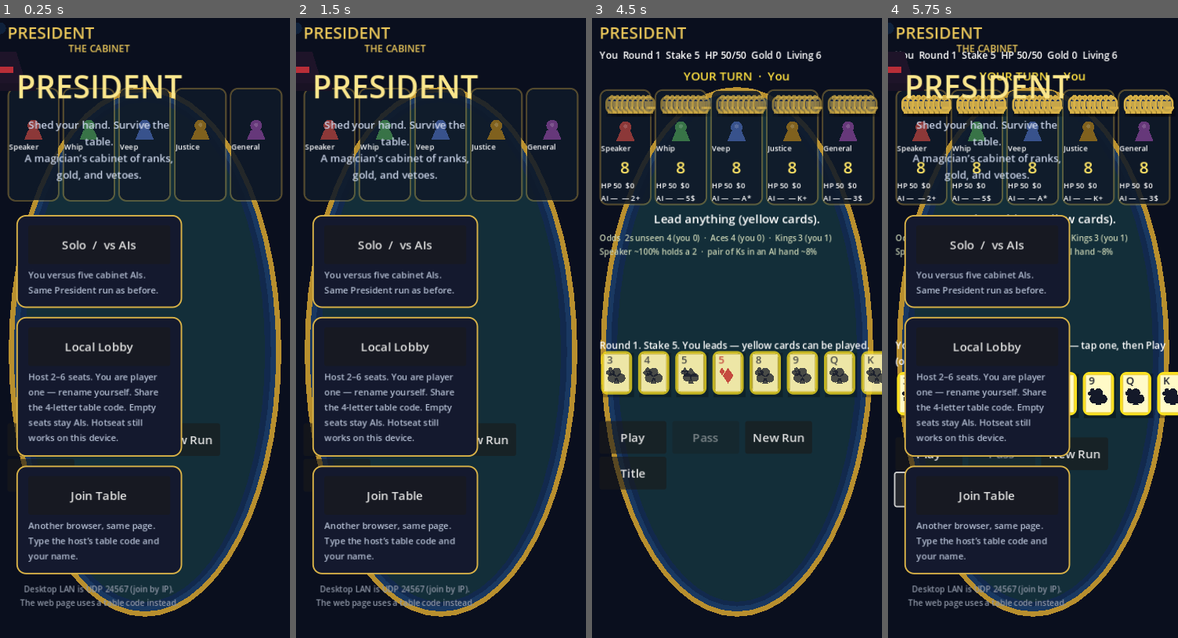
Above: before the commit, frames 1-4 (left to right).
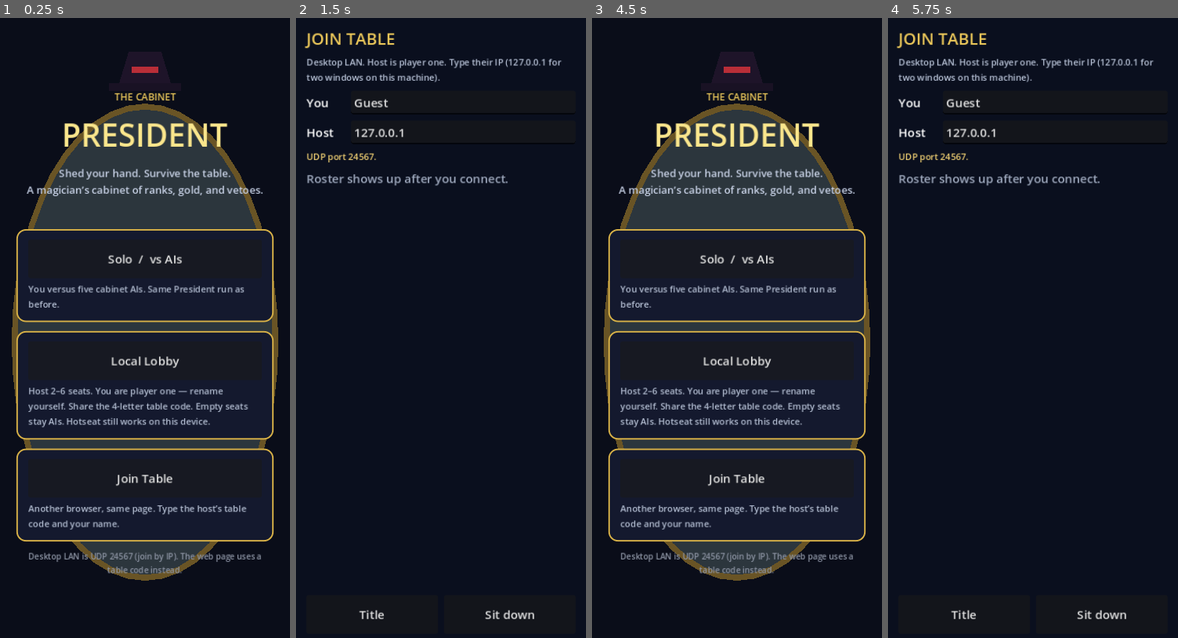
Above: after the commit, the same moments.

Repository: ContinuityDev/Solitaire-roguelike
Game: Godot game, scene res://scenes/main.tscn
The game is run twice, just before and just after one commit, with the same random seed, the same clock (stepped at 60 frames per second) and the same inputs.
Inputs (mouse positions are in pixels of both pictures, inside the frame that each line leads up to):
- Up to frame 1 (0.25 s): no input
- Up to frame 2 (1.5 s): click (336, 476) at 0.5 s, where only the run before the commit has a clickable "Title"; click (336, 439) at 1.25 s, where only the run before the commit has a clickable "Play"
- Up to frame 3 (4.5 s): click (632, 439) at 2 s, where only the run before the commit has a clickable "Play"; click (777, 439) at 2.75 s, where only the run before the commit has a clickable "New Run"; click (777, 439) at 3.5 s, where only the run before the commit has a clickable "New Run"; click "Solo / vs AIs" (after the commit: "Title") at 4.25 s
- Up to frame 4 (5.75 s): click (928, 489) at 5 s, where only the run before the commit has a clickable "Title"

The runs differ from the first frame. In frame 1, 34% of the frame differs, in the area x 0-98%, y 0-97%; in frame 2, 36%; in frame 3, 40%, in the area x 2-100%, y 1-97%; in frame 4, 39%.

Commit message:
Make the title a real full-screen menu
Code-created title Controls were min-sized, so Solo/Lobby/Join sat on
top of the live President table. Pin menus to the full rect, hide and
disable the table until a mode starts, and rebuild the Pages export.

Diff:
--- a/scripts/handoff_view.gd
+++ b/scripts/handoff_view.gd
@@ -9,10 +9,14 @@
 var _btn: Button
 var _waiting: bool = false
 
+func _enter_tree() -> void:
+	UiPin.full_rect(self)
+
 func _ready() -> void:
 	visible = false
-	set_anchors_preset(Control.PRESET_FULL_RECT)
+	UiPin.full_rect(self)
 	mouse_filter = Control.MOUSE_FILTER_STOP
+	z_index = 30
 	var psb: StyleBoxFlat = StyleBoxFlat.new()
 	psb.bg_color = Color(0.04, 0.05, 0.10, 0.96)
 	psb.border_color = Color(0.85, 0.70, 0.28)
@@ -23,7 +27,7 @@
 	m.add_theme_constant_override("margin_right", 24)
 	m.add_theme_constant_override("margin_top", 24)
 	m.add_theme_constant_override("margin_bottom", 24)
-	m.set_anchors_preset(Control.PRESET_FULL_RECT)
+	UiPin.full_rect(m)
 	add_child(m)
 	var v: VBoxContainer = VBoxContainer.new()
 	v.alignment = BoxContainer.ALIGNMENT_CENTER
--- a/scripts/join_view.gd
+++ b/scripts/join_view.gd
@@ -13,19 +13,21 @@
 var _connect_btn: Button
 var _hint: Label
 
-func _ready() -> void:
-	set_anchors_preset(Control.PRESET_FULL_RECT)
+func _init() -> void:
+	UiPin.full_rect(self)
 	mouse_filter = Control.MOUSE_FILTER_STOP
+	z_index = 40
 	var bg: ColorRect = ColorRect.new()
-	bg.color = Color(0.04, 0.06, 0.12, 0.98)
-	bg.set_anchors_preset(Control.PRESET_FULL_RECT)
+	bg.color = Color(0.04, 0.06, 0.12, 1.0)
+	UiPin.full_rect(bg)
+	bg.mouse_filter = Control.MOUSE_FILTER_STOP
 	add_child(bg)
 	var pad: MarginContainer = MarginContainer.new()
 	pad.add_theme_constant_override("margin_left", 14)
 	pad.add_theme_constant_override("margin_right", 14)
 	pad.add_theme_constant_override("margin_top", 16)
 	pad.add_theme_constant_override("margin_bottom", 12)
-	pad.set_anchors_preset(Control.PRESET_FULL_RECT)
+	UiPin.full_rect(pad)
 	add_child(pad)
 	var col: VBoxContainer = VBoxContainer.new()
 	col.add_theme_constant_override("separation", 8)
@@ -95,6 +97,9 @@
 	_connect_btn.pressed.connect(_on_connect)
 	btns.add_child(_connect_btn)
 
+func _enter_tree() -> void:
+	UiPin.full_rect(self)
+
 func present() -> void:
 	if _name_edit.text.strip_edges() == "":
 		_name_edit.text = "Guest"
--- a/scripts/lobby_view.gd
+++ b/scripts/lobby_view.gd
@@ -22,19 +22,21 @@
 var _title_lab: Label
 var _hint: Label
 
-func _ready() -> void:
-	set_anchors_preset(Control.PRESET_FULL_RECT)
+func _init() -> void:
+	UiPin.full_rect(self)
 	mouse_filter = Control.MOUSE_FILTER_STOP
+	z_index = 40
 	var bg: ColorRect = ColorRect.new()
-	bg.color = Color(0.04, 0.06, 0.12, 0.98)
-	bg.set_anchors_preset(Control.PRESET_FULL_RECT)
+	bg.color = Color(0.04, 0.06, 0.12, 1.0)
+	UiPin.full_rect(bg)
+	bg.mouse_filter = Control.MOUSE_FILTER_STOP
 	add_child(bg)
 	var pad: MarginContainer = MarginContainer.new()
 	pad.add_theme_constant_override("margin_left", 14)
 	pad.add_theme_constant_override("margin_right", 14)
 	pad.add_theme_constant_override("margin_top", 16)
 	pad.add_theme_constant_override("margin_bottom", 12)
-	pad.set_anchors_preset(Control.PRESET_FULL_RECT)
+	UiPin.full_rect(pad)
 	add_child(pad)
 	var col: VBoxContainer = VBoxContainer.new()
 	col.add_theme_constant_override("separation", 8)
@@ -136,6 +138,9 @@
 	_start_btn.pressed.connect(_on_start)
 	btns.add_child(_start_btn)
 
+func _enter_tree() -> void:
+	UiPin.full_rect(self)
+
 func present(fresh: bool = true, as_lan: bool = false) -> void:
 	lan_host = as_lan
 	if fresh:
--- a/scripts/main.gd
+++ b/scripts/main.gd
@@ -54,6 +54,7 @@
 var _net: NetSession
 var _lan_wait: Dictionary = {}
 var _client_shop_open: bool = false
+var _table_layer: Control
 
 const AI_COLORS: Array = [
 	Color(0.55, 0.22, 0.22),
@@ -75,25 +76,32 @@
 	_show_title()
 
 func _build_ui() -> void:
+	_table_layer = Control.new()
+	_table_layer.name = "TableLayer"
+	UiPin.full_rect(_table_layer)
+	_table_layer.visible = false
+	_table_layer.process_mode = Node.PROCESS_MODE_DISABLED
+	_table_layer.mouse_filter = Control.MOUSE_FILTER_STOP
+	add_child(_table_layer)
 	var bg: ColorRect = ColorRect.new()
 	bg.color = Color(0.04, 0.06, 0.12)
-	bg.set_anchors_preset(Control.PRESET_FULL_RECT)
-	add_child(bg)
+	UiPin.full_rect(bg)
+	_table_layer.add_child(bg)
 	_felt = TableFelt.new()
-	_felt.set_anchors_preset(Control.PRESET_FULL_RECT)
+	UiPin.full_rect(_felt)
 	_felt.offset_left = 4
 	_felt.offset_top = 66
 	_felt.offset_right = -4
 	_felt.offset_bottom = -4
 	_felt.mouse_filter = Control.MOUSE_FILTER_IGNORE
-	add_child(_felt)
+	_table_layer.add_child(_felt)
 	var pad: MarginContainer = MarginContainer.new()
 	pad.add_theme_constant_override("margin_left", 10)
 	pad.add_theme_constant_override("margin_right", 10)
 	pad.add_theme_constant_override("margin_top", 8)
 	pad.add_theme_constant_override("margin_bottom", 8)
-	pad.set_anchors_preset(Control.PRESET_FULL_RECT)
-	add_child(pad)
+	UiPin.full_rect(pad)
+	_table_layer.add_child(pad)
 	var root: VBoxContainer = VBoxContainer.new()
 	root.add_theme_constant_override("separation", 6)
 	pad.add_child(root)
@@ -165,9 +173,9 @@
 	_action_row.add_theme_constant_override("h_separation", 6)
 	root.add_child(_action_row)
 	var shop_holder: CenterContainer = CenterContainer.new()
-	shop_holder.set_anchors_preset(Control.PRESET_FULL_RECT)
+	UiPin.full_rect(shop_holder)
 	shop_holder.visible = false
-	add_child(shop_holder)
+	_table_layer.add_child(shop_holder)
 	_shop = Shop.new()
 	shop_holder.add_child(_shop)
 	_shop.visibility_changed.connect(func() -> void: shop_holder.visible = _shop.visible)
@@ -177,9 +185,9 @@
 	_shop.reroll_pressed.connect(_on_shop_reroll)
 	_shop.closed.connect(_on_shop_closed)
 	var resh: CenterContainer = CenterContainer.new()
-	resh.set_anchors_preset(Control.PRESET_FULL_RECT)
+	UiPin.full_rect(resh)
 	resh.visible = false
-	add_child(resh)
+	_table_layer.add_child(resh)
 	_results = ResultsView.new()
 	resh.add_child(_results)
 	_results.visibility_changed.connect(func() -> void: resh.visible = _results.visible)
@@ -200,7 +208,7 @@
 	tsb.set_border_width_all(2)
 	tsb.set_corner_radius_all(8)
 	_trade_panel.add_theme_stylebox_override("panel", tsb)
-	add_child(_trade_panel)
+	_table_layer.add_child(_trade_panel)
 	var tm: MarginContainer = MarginContainer.new()
 	tm.add_theme_constant_override("margin_left", 12)
 	tm.add_theme_constant_override("margin_right", 12)
@@ -219,9 +227,9 @@
 	_trade_confirm.pressed.connect(_on_trade_confirm_pressed)
 	tv.add_child(_trade_confirm)
 	var ovh: CenterContainer = CenterContainer.new()
-	ovh.set_anchors_preset(Control.PRESET_FULL_RECT)
+	UiPin.full_rect(ovh)
 	ovh.visible = false
-	add_child(ovh)
+	_table_layer.add_child(ovh)
 	_overlay = PanelContainer.new()
 	_overlay.visible = false
 	ovh.add_child(_overlay)
@@ -243,16 +251,16 @@
 	_overlay_buttons = HBoxContainer.new()
 	ov.add_child(_overlay_buttons)
 	_fly_layer = Control.new()
-	_fly_layer.set_anchors_preset(Control.PRESET_FULL_RECT)
+	UiPin.full_rect(_fly_layer)
 	_fly_layer.mouse_filter = Control.MOUSE_FILTER_IGNORE
-	add_child(_fly_layer)
+	_table_layer.add_child(_fly_layer)
 	_ai_timer = Timer.new()
 	_ai_timer.one_shot = true
 	_ai_timer.wait_time = 0.45
 	_ai_timer.timeout.connect(_ai_act)
 	add_child(_ai_timer)
 	_handoff = HandoffView.new()
-	add_child(_handoff)
+	_table_layer.add_child(_handoff)
 	_net = NetSession.new()
 	_net.name = "NetSession"
 	add_child(_net)
@@ -299,6 +307,30 @@
 		return _net.local_seat if _net.local_seat >= 0 else 0
 	return _view_seat
 
+func _playing() -> bool:
+	return _table_layer != null and _table_layer.visible
+
+func _show_screen(which: String) -> void:
+	if _table_layer:
+		var on_table: bool = which == "table"
+		_table_layer.visible = on_table
+		_table_layer.process_mode = Node.PROCESS_MODE_INHERIT if on_table else Node.PROCESS_MODE_DISABLED
+	if _title_view:
+		_title_view.visible = which == "title"
+		if which == "title":
+			move_child(_title_view, get_child_count() - 1)
+			UiPin.full_rect(_title_view)
+	if _lobby_view:
+		_lobby_view.visible = which == "lobby"
+		if which == "lobby":
+			move_child(_lobby_view, get_child_count() - 1)
+			UiPin.full_rect(_lobby_view)
+	if _join_view:
+		_join_view.visible = which == "join"
+		if which == "join":
+			move_child(_join_view, get_child_count() - 1)
+			UiPin.full_rect(_join_view)
+
 func _show_title() -> void:
 	_ai_timer.stop()
 	_busy = false
@@ -314,22 +346,16 @@
 		_results.visible = false
 	if _handoff:
 		_handoff.visible = false
-	if _lobby_view:
-		_lobby_view.visible = false
-	if _join_view:
-		_join_view.visible = false
 	if _overlay:
 		_overlay.visible = false
-	if _title_view:
-		_title_view.visible = true
+	_show_screen("title")
 
 func _on_solo() -> void:
 	lobby = LobbyConfig.solo()
-	_title_view.visible = false
 	_begin_play()
 
 func _on_open_lobby() -> void:
-	_title_view.visible = false
+	_show_screen("lobby")
 	_lobby_view.present(true, true)
 	lobby = _lobby_view.config
 	var err: Error = _net.host_listen(lobby, _lobby_view.host_player_name())
@@ -340,7 +366,7 @@
 		_lobby_view.set_lan_status(_net.status)
 
 func _on_open_join() -> void:
-	_title_view.visible = false
+	_show_screen("join")
 	_join_view.present()
 
 func _on_join_connect(ip: String, player_name: String) -> void:
@@ -377,10 +403,7 @@
 	_show_title()
 
 func _on_net_match_started() -> void:
-	if _join_view:
-		_join_view.visible = false
-	if _title_view:
-		_title_view.visible = false
+	_show_screen("table")
 	_view_seat = _net.local_seat if _net.local_seat >= 0 else 0
 
 func _on_lobby_started(cfg: LobbyConfig) -> void:
@@ -391,10 +414,7 @@
 	_begin_play()
 
 func _begin_play() -> void:
-	_title_view.visible = false
-	_lobby_view.visible = false
-	if _join_view:
-		_join_view.visible = false
+	_show_screen("table")
 	if _is_lan() and _net.is_host:
 		_view_seat = 0
 	else:
@@ -403,7 +423,7 @@
 	_start_round()
 
 func _restart_run() -> void:
-	if _title_view.visible:
+	if not _playing():
 		return
 	if not _is_authority():
 		return
@@ -507,12 +527,7 @@
 func _start_round() -> void:
 	if not _is_authority():
 		return
-	if _title_view:
-		_title_view.visible = false
-	if _lobby_view:
-		_lobby_view.visible = false
-	if _join_view:
-		_join_view.visible = false
+	_show_screen("table")
 	if _handoff:
 		_handoff.visible = false
 	_overlay.visible = false
@@ -1200,6 +1215,8 @@
 	_msg.text = t
 
 func _refresh_hud() -> void:
+	if not _playing():
+		return
 	if _hud == null or run == null or run.hp.is_empty():
 		return
 	var role: String = RoleTrade.role_of(run.living_finish(), _view_seat)
@@ -1215,6 +1232,8 @@
 	_pass_btn.disabled = not yours or game.lead
 
 func _refresh() -> void:
+	if not _playing():
+		return
 	_refresh_hud()
 	_update_banner()
 	var vw: float = size.x if size.x > 10.0 else 390.0
@@ -1500,9 +1519,7 @@
 	if data.has("game") and data["game"] is Dictionary:
 		game.apply_replica(data["game"], _view_seat, data.get("hand", []))
 		game.mods = run
-	_title_view.visible = false
-	_lobby_view.visible = false
-	_join_view.visible = false
+	_show_screen("table")
 	var phase: String = str(data.get("phase", "play"))
 	_message(str(data.get("msg", "")))
 	if _banner:
--- a/scripts/title_view.gd
+++ b/scripts/title_view.gd
@@ -7,15 +7,17 @@
 signal lobby_pressed
 signal join_pressed
 
-func _ready() -> void:
-	set_anchors_preset(Control.PRESET_FULL_RECT)
+func _init() -> void:
+	UiPin.full_rect(self)
 	mouse_filter = Control.MOUSE_FILTER_STOP
+	z_index = 40
 	var bg: ColorRect = ColorRect.new()
-	bg.color = Color(0.04, 0.05, 0.10, 0.97)
-	bg.set_anchors_preset(Control.PRESET_FULL_RECT)
+	bg.color = Color(0.04, 0.05, 0.10, 1.0)
+	UiPin.full_rect(bg)
+	bg.mouse_filter = Control.MOUSE_FILTER_STOP
 	add_child(bg)
 	var felt: _TitleFelt = _TitleFelt.new()
-	felt.set_anchors_preset(Control.PRESET_FULL_RECT)
+	UiPin.full_rect(felt)
 	felt.mouse_filter = Control.MOUSE_FILTER_IGNORE
 	add_child(felt)
 	var pad: MarginContainer = MarginContainer.new()
@@ -23,7 +25,7 @@
 	pad.add_theme_constant_override("margin_right", 22)
 	pad.add_theme_constant_override("margin_top", 36)
 	pad.add_theme_constant_override("margin_bottom", 24)
-	pad.set_anchors_preset(Control.PRESET_FULL_RECT)
+	UiPin.full_rect(pad)
 	add_child(pad)
 	var col: VBoxContainer = VBoxContainer.new()
 	col.add_theme_constant_override("separation", 12)
@@ -64,6 +66,9 @@
 	foot.add_theme_font_size_override("font_size", 11)
 	foot.add_theme_color_override("font_color", Color(0.55, 0.58, 0.64))
 	col.add_child(foot)
+
+func _enter_tree() -> void:
+	UiPin.full_rect(self)
 
 func _mode_btn(name_text: String, desc: String, on_press: Callable) -> PanelContainer:
 	var wrap: PanelContainer = PanelContainer.new()
--- /dev/null
+++ b/scripts/ui_pin.gd
@@ -0,0 +1,20 @@
+class_name UiPin
+extends Object
+
+## Pin a Control to its parent’s full rect. `set_anchors_preset(FULL_RECT)`
+## alone leaves a code-created Control at min-size, so the title menu was
+## only as big as its buttons and the table showed through.
+
+static func full_rect(c: Control) -> void:
+	if c == null:
+		return
+	c.anchor_left = 0.0
+	c.anchor_top = 0.0
+	c.anchor_right = 1.0
+	c.anchor_bottom = 1.0
+	c.offset_left = 0.0
+	c.offset_top = 0.0
+	c.offset_right = 0.0
+	c.offset_bottom = 0.0
+	c.grow_horizontal = Control.GROW_DIRECTION_BOTH
+	c.grow_vertical = Control.GROW_DIRECTION_BOTH
--- a/tests/logic_test.gd
+++ b/tests/logic_test.gd
@@ -565,6 +565,27 @@
 	nrun.free()
 	nrun2.free()
 
+	var pin_host: Control = Control.new()
+	pin_host.size = Vector2(390, 844)
+	root.add_child(pin_host)
+	var pin_child: Control = Control.new()
+	pin_host.add_child(pin_child)
+	UiPin.full_rect(pin_child)
+	_check(is_equal_approx(pin_child.anchor_right, 1.0) and is_equal_approx(pin_child.anchor_bottom, 1.0), "UiPin stretches anchors to the parent")
+	_check(is_equal_approx(pin_child.offset_left, 0.0) and is_equal_approx(pin_child.offset_right, 0.0), "UiPin zeroes offsets so the layer is not min-sized")
+	var tv: TitleView = TitleView.new()
+	pin_host.add_child(tv)
+	_check(is_equal_approx(tv.anchor_right, 1.0) and is_equal_approx(tv.anchor_bottom, 1.0), "title view pins full-rect")
+	_check(tv.mouse_filter == Control.MOUSE_FILTER_STOP, "title eats clicks instead of passing them to the table")
+	var bg_ok: bool = false
+	for ch in tv.get_children():
+		if ch is ColorRect:
+			bg_ok = is_equal_approx((ch as ColorRect).color.a, 1.0)
+			break
+	_check(bg_ok, "title backdrop is fully opaque")
+	tv.queue_free()
+	pin_host.queue_free()
+
 	run.free()
 	if _failures == 0:
 		print("ALL TESTS PASSED")
Not shown, changed: docs/index.pck
